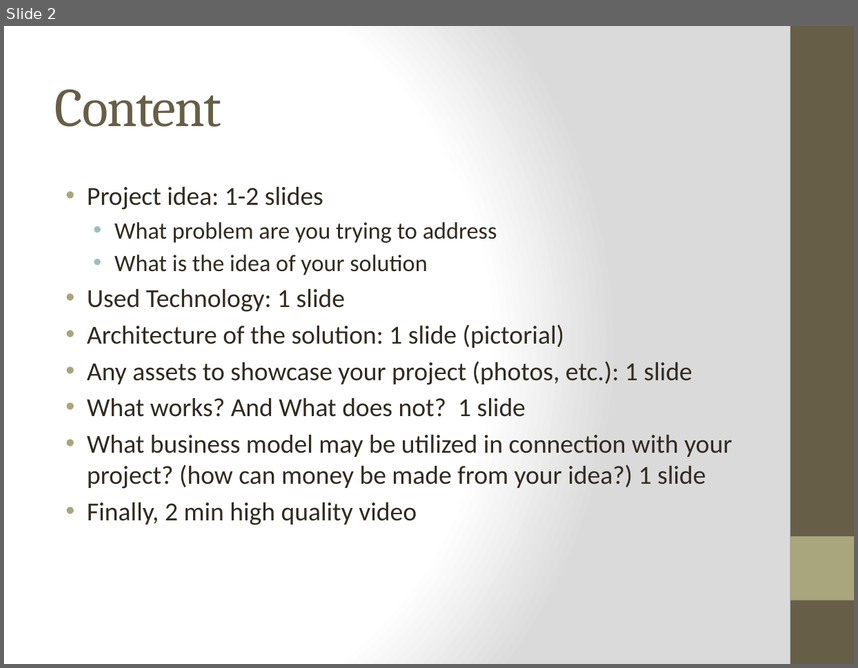
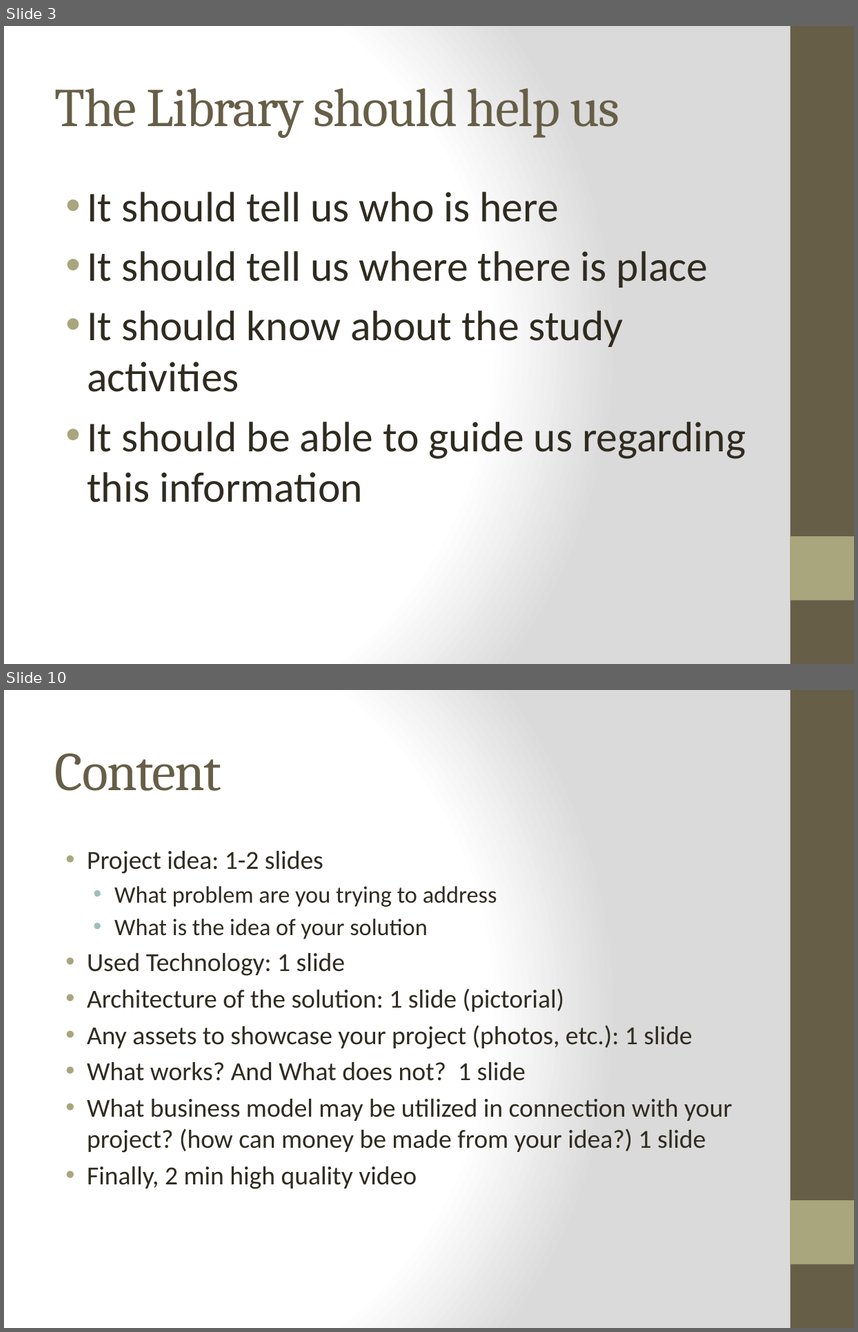
Before and after one commit to IoThingers/TermProject, a slide deck: FinalPresentation.pptx. Shown one above the other, each under a label of ours: slide 2 before the commit, slides 3 and 10 after it; the slides between them are not shown. The pictures are 858x668 and 858x1332 pixels, drawn with LibreOffice and Linux fonts; fonts in the diff are those of the drawing; background and template pictures are left out. Boxes give left, top, right and bottom in pixels: in the first picture for what was removed or moved away, otherwise in the second. Text is boxed around its words. In the diff, an @@ line names an element or a change of style, - is before the commit and + after.

```diff
--- a/FinalPresentation.pptx
+++ b/FinalPresentation.pptx
@@ slide 3 added at (x1=4, y1=26, x2=854, y2=664), background gradient #FFFFFF to #DADADA; not listed: 2 template elements that a slide beside it also shows @@
@@ title added at (x1=55, y1=88, x2=619, y2=138), 46 pt, text #675E47 @@
+The Library should help us
@@ text added at (x1=87, y1=192, x2=746, y2=502), 36 pt, text #2F2B20 @@
+• It should tell us who is here
+• It should tell us where there is place
+• It should know about the study activities
+• It should be able to guide us regarding this information
@@ what was slide 2 is now slide 10 @@
```
Also in this commit, not shown: 8 other slides added, 1 slide removed.
